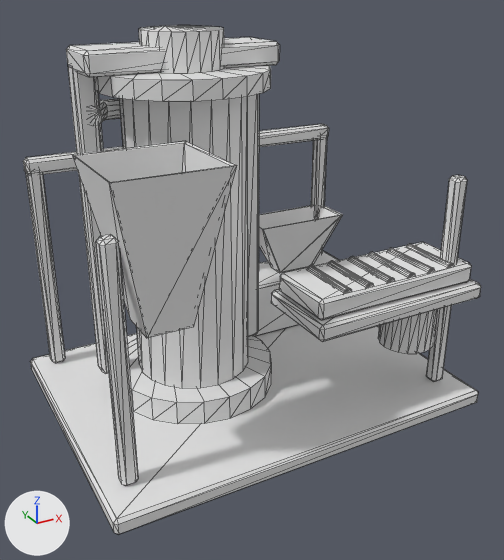
Renders of the glTF model assets/source/buildings/directorate/sources/industrial/extractor/lod0.gltf from each side of a commit.
Rendered twice from a 50 mm camera at (-0.824, -1.403, 0.507) aimed at (-0.082, -0.053, -0.168). Lighting does not change. The marker at lower left points along +X, +Y and +Z. The picture after the commit comes second. Mesh edges are drawn as thin lines. Vertices at exactly the same position are counted once.

Names of what the first picture shows: 'lod0'.
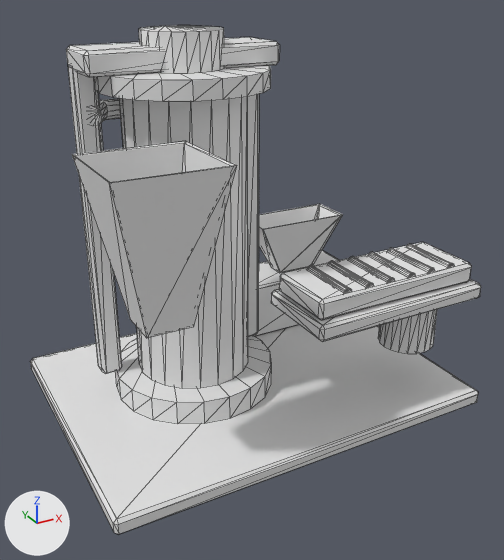
Changed parts and their boxes (x1, y1, x2, y2) in the pictures (504 x 560 px):
'lod0', reshaped
    before: (23, 26, 481, 534)
    after: (30, 26, 481, 534)
part 1 of me_lod0, deleted
    before: (426, 175, 467, 381)
part 2 of me_lod0, deleted
    before: (311, 137, 327, 254)
part 3 of me_lod0, deleted
    before: (96, 234, 138, 486)
part 4 of me_lod0, deleted
    before: (26, 173, 65, 363)
part 5 of me_lod0, deleted
    before: (23, 124, 329, 175)

The change, as a diff of the scene's bpy script:
```diff
--- a/assets/source/buildings/directorate/sources/industrial/extractor/lod0.gltf.py
+++ b/assets/source/buildings/directorate/sources/industrial/extractor/lod0.gltf.py
@@ me_lod0 @@
 # used by ob_lod0; location = (0.0, 0.0, 0.0)
-me_lod0.from_pydata(...)  # 796 vertices, 1480 faces; spans x -0.553..0.41, y -0.36..0.36, z -0.5..0.4
+me_lod0.from_pydata(...)  # 676 vertices, 1260 faces; spans x -0.553..0.41, y -0.36..0.36, z -0.5..0.4
+# me_lod0 part 1: the loose piece of 24 vertices spanning x 0.327..0.363, y -0.278..-0.242, z -0.46..0.08 is deleted
+# me_lod0 part 2: the loose piece of 24 vertices spanning x 0.327..0.363, y 0.287..0.323, z -0.46..0.08 is deleted
+# me_lod0 part 3: the loose piece of 24 vertices spanning x -0.506..-0.47, y -0.278..-0.242, z -0.46..0.08 is deleted
+# me_lod0 part 4: the loose piece of 24 vertices spanning x -0.506..-0.47, y 0.287..0.323, z -0.46..0.08 is deleted
+# me_lod0 part 5: the loose piece of 24 vertices spanning x -0.508..0.365, y 0.285..0.325, z 0.06..0.1 is deleted
```
